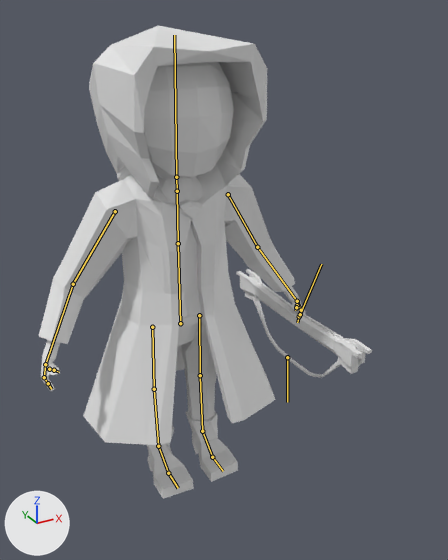
A saved change to the Blender file Map/Assets/Models/Hittites/Hittite_archer/Hittite_archer.blend.
Before and after are seen from a 50 mm camera at (-1.05, -2.3, 2.13) aimed at (0.11, -0.18, 1.07). The axes (+X, +Y, +Z) are drawn at lower left. The lights are the same throughout. The bones that bend it are drawn over the model as lines.
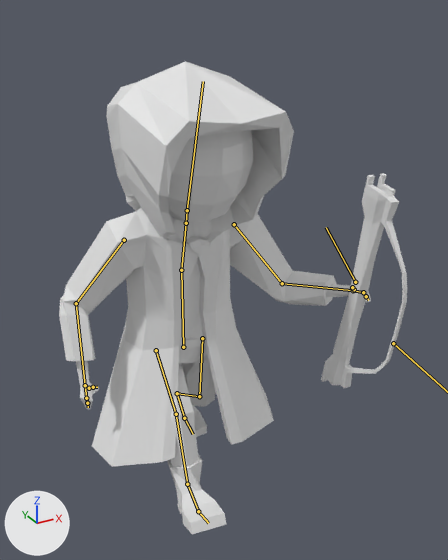
The newer file adds an action. The first version stands in its rest pose; the second is drawn at frame 16 of the action 'Run'.

Pixel boxes (x1, y1, x2, y2) of what changed, in the pictures (448 x 560 px):
'Cube', posed: before (39, 26, 372, 499); after (59, 61, 407, 534)
bone 'Torso', root to tip: before (180, 323) to (178, 243); after (183, 347) to (181, 270)
bone 'Chest', root to tip: before (178, 243) to (177, 191); after (181, 270) to (186, 223)
bone 'Neck', root to tip: before (177, 191) to (176, 177); after (186, 223) to (187, 210)
bone 'Upper Arm.L', root to tip: before (228, 194) to (257, 247); after (234, 224) to (282, 283)
bone 'Lower Arm.L', root to tip: before (257, 247) to (297, 301); after (282, 283) to (353, 290)
bone 'Lower Arm.R', root to tip: before (73, 284) to (45, 364); after (76, 303) to (85, 385)
bone 'Lower Leg.L', root to tip: before (200, 375) to (202, 431); after (199, 396) to (177, 393)
bone 'Lower Leg.R', root to tip: before (154, 389) to (158, 446); after (176, 414) to (187, 484)

The change in detail:
Bone 'Leg Control.L' (bone_leg_control_l) moves from (0.0, 0.0, 0.0) to (-0.47, -2.4, -0.26).
Bone 'Leg Control.L' (bone_leg_control_l) turns from (0, 0, 0) to (7, 3, -14) degrees about its own x, y and z.
Bone 'Torso' (bone_torso) moves from (0.0, 0.0, 0.0) to (0.07, -0.93, -0.07).
Bone 'Chest' (bone_chest) turns from (0, 0, 0) to (7, 1, -7) degrees about its own x, y and z.
Bone 'Neck' (bone_neck) turns from (0, 0, 0) to (5, 2, -1) degrees about its own x, y and z.
Bone 'Upper Arm.L' (bone_upper_arm_l) turns from (0, 0, 0) to (-30, -14, 35) degrees about its own x, y and z.
Bone 'Lower Arm.L' (bone_lower_arm_l) turns from (0, 0, 0) to (-27, -13, 36) degrees about its own x, y and z.
Bone 'Bow central piece' (bone_bow_central_piece) moves from (0.0, 0.0, 0.0) to (-0.1, 0.0, 0.14).
Bone 'Bow central piece' (bone_bow_central_piece) turns from (0, 0, 0) to (-1, 0, -1) degrees about its own x, y and z.
Bone 'Lower Arm.R' (bone_lower_arm_r) turns from (0, 0, 0) to (-34, -48, 5) degrees about its own x, y and z.
Bone 'Lower Leg.L' (bone_lower_leg_l) turns from (0, 0, 0) to (31, -6, 1) degrees about its own x, y and z.
Bone 'Lower Leg.R' (bone_lower_leg_r) turns from (0, 0, 0) to (-1, 0, 5) degrees about its own x, y and z.
Bone 'Leg Control.R' (bone_leg_control_r) moves from (0.0, 0.0, 0.0) to (0.0, 2.64, 0.0).
Bone 'Leg Control.R' (bone_leg_control_r) turns from (0, 0, 0) to (-5, -2, 18) degrees about its own x, y and z.
